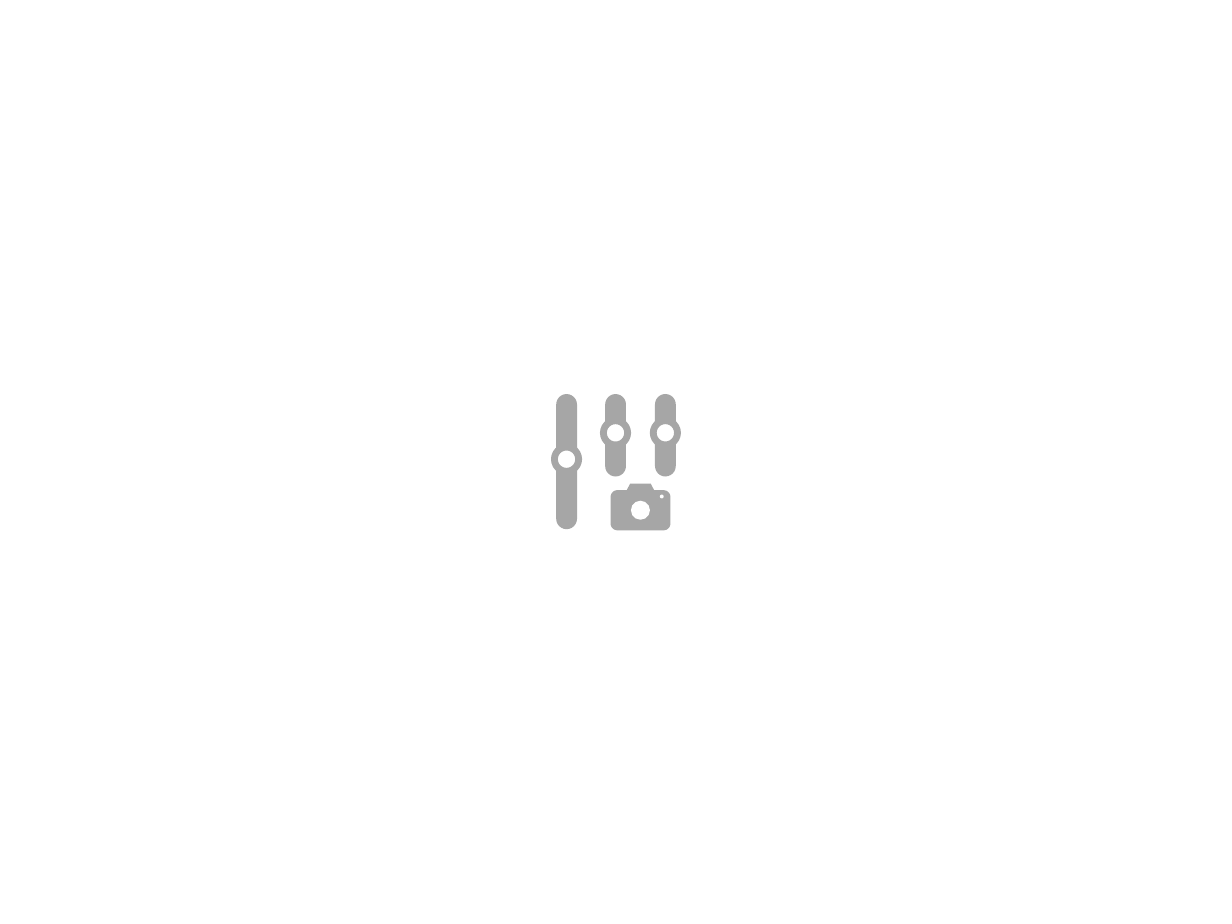
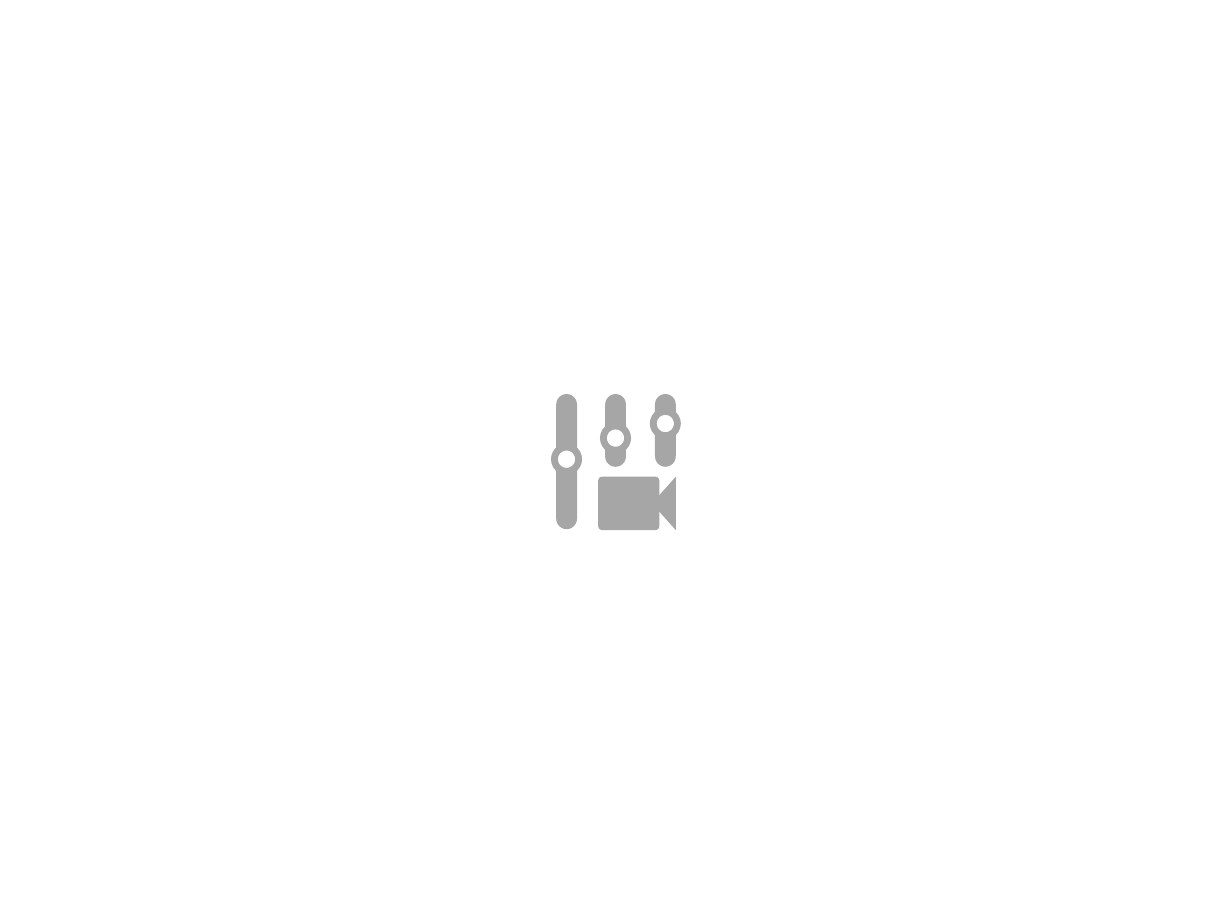
Before and after one commit to YinshengGuo/WinduVision, a slide deck: slide 7 of icons/icons.pptx. Drawn at 1232x924 pixels with LibreOffice and Linux fonts; fonts in the diff are those of the drawing. Boxes give left, top, right and bottom in pixels: in the first picture for what was removed or moved away, otherwise in the second. Text is boxed around its words. In the diff, an @@ line names an element or a change of style, - is before the commit and + after.

```diff
--- a/icons/icons.pptx
+++ b/icons/icons.pptx
@@ rounded rectangle: place and size @@
-rounded rectangle at bbox=[605, 394, 626, 477]
+rounded rectangle at bbox=[605, 394, 626, 467]
@@ ellipse: place and size @@
-ellipse at bbox=[653, 421, 678, 446]
+ellipse at bbox=[653, 411, 678, 436]
@@ rounded rectangle: place and size @@
-rounded rectangle at bbox=[655, 394, 676, 477]
+rounded rectangle at bbox=[655, 394, 676, 467]
@@ ellipse: place and size @@
-ellipse at bbox=[604, 421, 628, 446]
+ellipse at bbox=[604, 426, 628, 451]
@@ rounded rectangle: place and size @@
-rounded rectangle at bbox=[614, 494, 667, 527]
+rounded rectangle at bbox=[599, 477, 660, 530]
@@ rounded rectangle at bbox=[599, 477, 660, 530]: outline #A6A6A6 4 pt to none; proportions changed @@
@@ trapezoid added at bbox=[659, 477, 676, 530], fill #A6A6A6 @@
@@ trapezoid removed at bbox=[628, 487, 653, 495] @@
@@ ellipse removed at bbox=[631, 500, 649, 519] @@
@@ ellipse removed at bbox=[660, 494, 664, 498] @@
```
Also in this commit, not shown: 1 other slide changed, 4 slides added, 3 slides removed, 24 other files.
